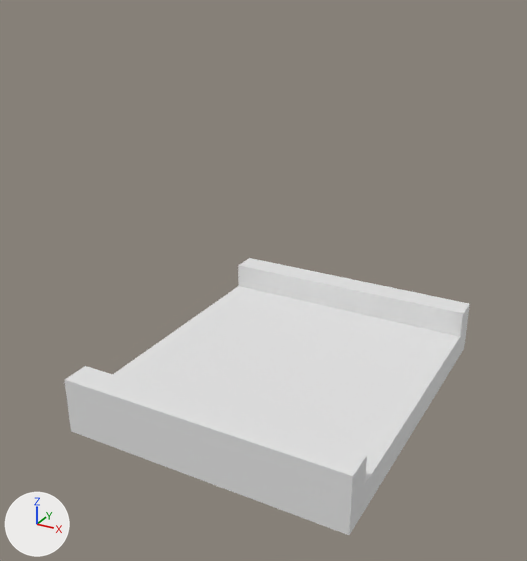
The FBX model Parts/Road.fbx: old version first, new version second.
Camera for both pictures: a 50 mm camera at (10.42, -20.72, 14.4) aimed at (-0.44, -0.98, 4.53). Arrows for +X, +Y and +Z are at lower left; the lights stay in place. Where no turn or scale is listed for an object, it has been applied to the vertices. Vertices at the same position are counted once.

The first picture shows '道'.
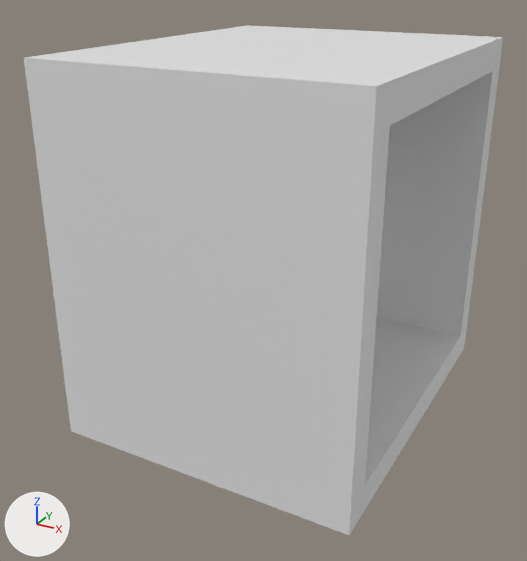
Changed parts and their boxes [x1, y1, x2, y2] in the pictures (527 x 561 px):
```json
{"object": "道", "change": "reshaped", "before": [65, 258, 470, 535], "after": [24, 25, 503, 535], "on screen": "18% wider, 84% taller"}
{"part": 1, "of": "me_平面_001", "change": "built on", "before": [65, 258, 470, 483], "after": [24, 25, 503, 483]}
```

Scene script edits in JSON lines:
```json
{"block": "me_平面_001", "where": "# used by ob_道; location = (0.0, 0.0, 0.0)"}
{"op": "remove", "block": "me_平面_001", "code": "me_平面_001.from_pydata(...)  # 24 vertices, 22 faces; spans x -5.0..5.0, y -6.0..6.0, z 0.0..2.0"}
{"op": "add", "block": "me_平面_001", "code": "me_平面_001.from_pydata(...)  # 32 vertices, 32 faces; spans x -5.0..5.0, y -6.0..6.0, z 0.0..12.0"}
{"block": "me_平面_001", "change": "me_平面_001 part 1"}
{"block": "me_平面_001", "change": "8 vertices are removed from x -5.0..5.0, y -6.0..6.0, z 2.0"}
{"block": "me_平面_001", "change": "10 faces are deleted"}
{"block": "me_平面_001", "change": "8 new vertices lie (0.0, 0.0, 10.0) away from vertices in x -5.0..5.0, y -6.0..6.0, z 1.0"}
{"block": "me_平面_001", "change": "8 new vertices lie (0.0, 0.0, 1.0) away from vertices in x -5.0..5.0, y -6.0..6.0, z 11.0"}
{"block": "me_平面_001", "change": "20 new faces join them"}
```
